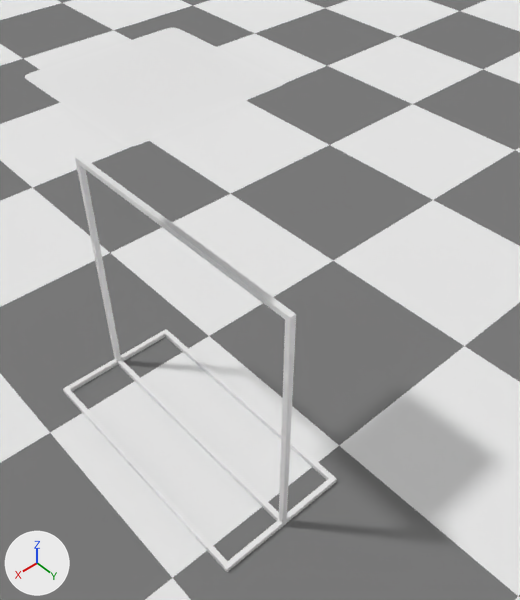
A saved change to the Blender file blender/scene.blend.
Both versions are drawn from a 50 mm camera at (0.941, 1.434, 2.265) aimed at (-0.181, 0.182, 0.737). Lighting does not change. The marker at lower left points along +X, +Y and +Z.

In view in the first picture: 'Cloth', 'Floor', 'hanger'.
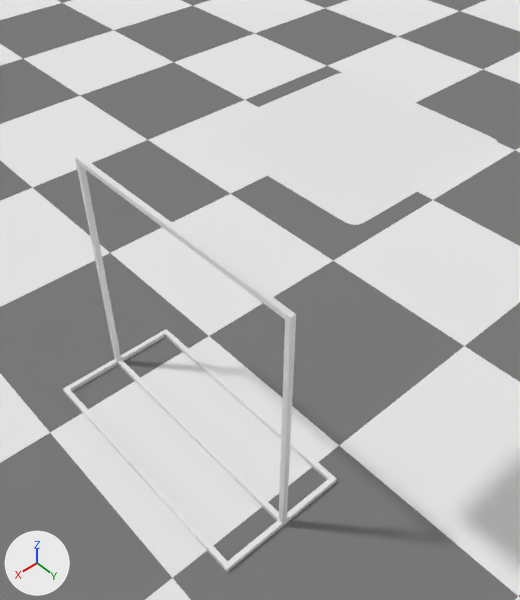
What differs and where, as boxes [x1, y1, x2, y2] in the pictures (520 x 600 px):
'Cloth', moved: before [25, 28, 285, 147]; after [202, 73, 497, 225]

Diff of the bpy script that builds the scene:
```diff
--- a/blender/scene.blend.py
+++ b/blender/scene.blend.py
@@ ob_cloth @@
 ob_cloth = bpy.data.objects.new('Cloth', me_cloth)
-ob_cloth.location = (-0.003, -0.016, 1.458)
+ob_cloth.location = (-0.163, 0.497, 1.45)
 ob_cloth.scale = (-0.239, -0.239, -0.239)
```
